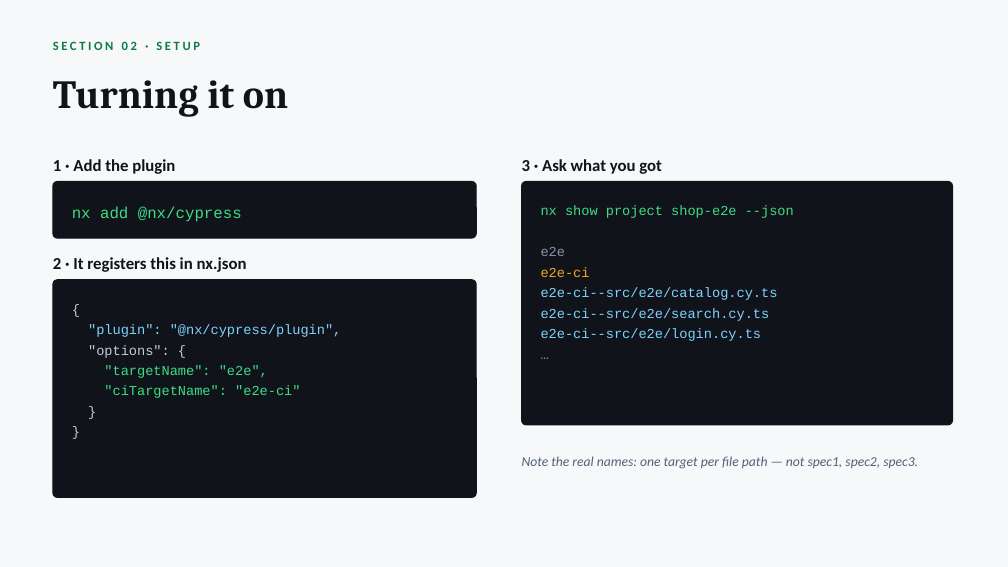
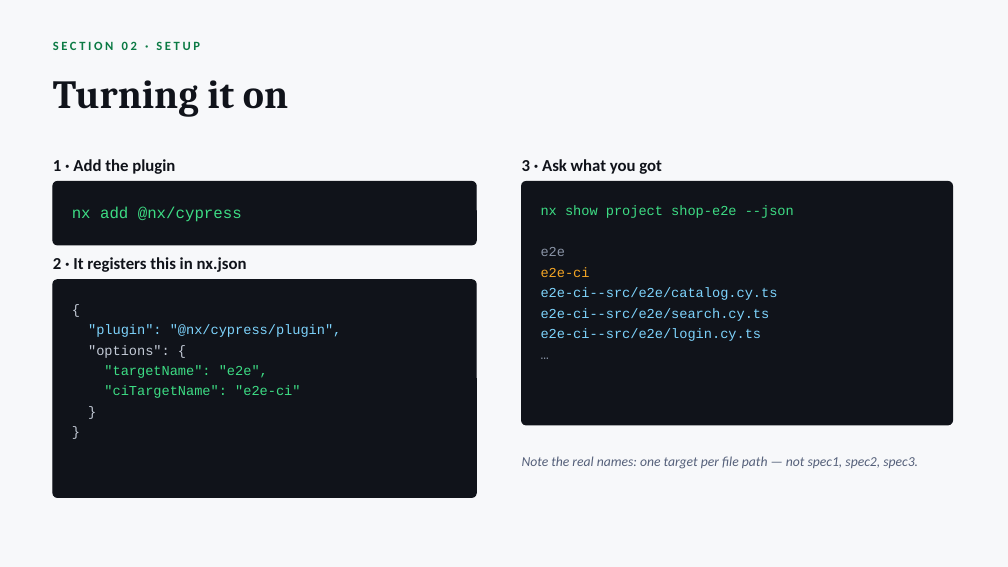
Before and after one commit to radzivil/nx-scaling-e2e-tests-with-atomizer, a slide deck: slide 6 of talk/Scaling-E2E-Tests-with-Nx.pptx. Drawn at 1008x567 pixels with LibreOffice and Linux fonts; fonts in the diff are those of the drawing. Boxes give left, top, right and bottom in pixels: in the first picture for what was removed or moved away, otherwise in the second. Text is boxed around its words. In the diff, an @@ line names an element or a change of style, - is before the commit and + after.

```diff
--- a/talk/Scaling-E2E-Tests-with-Nx.pptx
+++ b/talk/Scaling-E2E-Tests-with-Nx.pptx
@@ rounded rectangle: place and size @@
-rounded rectangle at (53,181,476,238)
+rounded rectangle at (53,181,476,245)
@@ rounded rectangle at (53,181,476,245): proportions changed @@
```
Also in this commit, not shown: 1 other slide changed, 4 other files.
